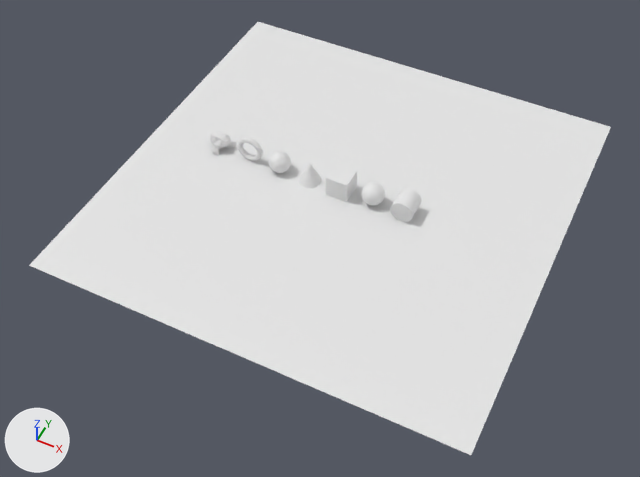
One commit to the Blender file grant_abbit.blend: the scene before it, then after it.
Before and after are seen from a camera (50 mm lens) standing at (22.7, -49.5, 54.7) and looking at (0.0, -4.1, -2.0). Every picture has the same lights, and +X, +Y and +Z are marked at lower left.

Before the edit, the objects in view are built like this:
```python
ob_cone = bpy.data.objects.new('Cone', me_cone)
ob_cone.location = (-3.01, 0.0, 1.0)
ob_cube = bpy.data.objects.new('Cube', me_cube)
ob_cube.location = (0.0, 0.0, 1.02)
ob_cylinder = bpy.data.objects.new('Cylinder', me_cylinder)
ob_cylinder.location = (5.99, 0.02, 1.03)
ob_cylinder.rotation_euler = (1.571, 0.0, 0.0)  # degrees (90, 0, 0)
ob_icosphere = bpy.data.objects.new('Icosphere', me_icosphere)
ob_icosphere.location = (-5.99, -0.06, 0.98)
ob_plane = bpy.data.objects.new('Plane', me_plane)
ob_plane.location = (0.0, 0.0, 0.0)
ob_plane.scale = (18.8, 18.8, 18.8)
ob_sphere = bpy.data.objects.new('Sphere', me_sphere)
ob_sphere.location = (2.98, -0.01, 1.02)
ob_suzanne = bpy.data.objects.new('Suzanne', me_suzanne)
ob_suzanne.location = (-12.18, 0.07, 0.56)
ob_suzanne.rotation_euler = (-0.597, 0.0, 0.0)  # degrees (-34, 0, 0)
ob_torus = bpy.data.objects.new('Torus', me_torus)
ob_torus.location = (-8.98, -0.01, 1.26)
ob_torus.rotation_euler = (1.571, 0.0, 0.0)  # degrees (90, 0, 0)
```
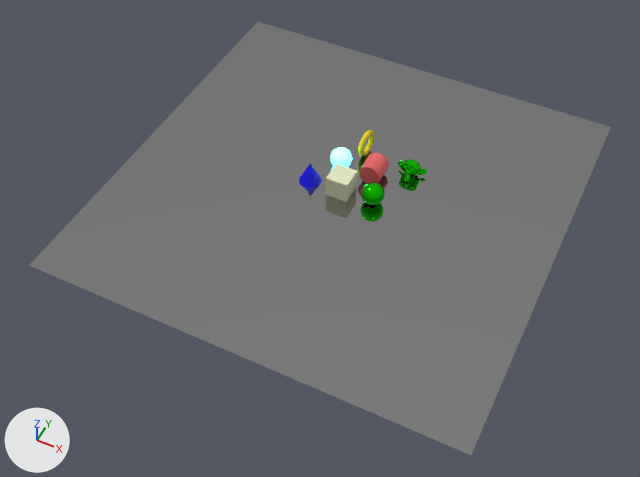
Pixel boxes (x1, y1, x2, y2) of what changed, in the pictures (640 x 477 px):
'Plane', recoloured (white to grey)
    both: (29, 22, 611, 455)
'Cylinder', recoloured, moved
    before: (390, 188, 422, 222)
    after: (359, 153, 389, 183)
'Icosphere', recoloured, moved
    before: (269, 151, 291, 173)
    after: (330, 147, 352, 167)
'Suzanne', recoloured, moved
    before: (210, 132, 236, 155)
    after: (398, 159, 427, 183)
'Torus', recoloured, moved, turned
    before: (237, 137, 263, 161)
    after: (358, 130, 374, 156)
'Sphere', recoloured (white to green)
    both: (361, 182, 385, 206)
'Cone', recoloured (white to blue)
    both: (299, 164, 322, 188)

The change, as a list of edits to the scene's bpy script:
```text
Add mat_orange:
    mat_orange = principled_material('orange')
    mat_orange.base_color = (0.0133, 0.801, 0.0)  # green #1ee700
    mat_orange.metallic = 1.0
    mat_orange.roughness = 0.0
Add mat_yellow:
    mat_yellow = principled_material('yellow')
    mat_yellow.base_color = (0.8, 0.643, 0.0)  # yellow #e7d200
Add mat_sky_blue:
    mat_sky_blue = principled_material('sky_blue')
    mat_sky_blue.base_color = (0.801, 0.147, 0.241)  # red #e76b87
    mat_sky_blue.emission_color = (0.0302, 1.0, 0.985)  # cyan #31fffd
    mat_sky_blue.emission_strength = 3.5
Add mat_blue:
    mat_blue = principled_material('blue')
    mat_blue.base_color = (0.0, 0.00136, 0.8)  # blue #0004e7
Add mat_material_002:
    mat_material_002 = principled_material('Material.002')
    mat_material_002.base_color = (0.407, 0.407, 0.407)  # grey #ababab
    mat_material_002.metallic = 1.0
    mat_material_002.roughness = 0.0
Add mat_red:
    mat_red = principled_material('red')
    mat_red.base_color = (0.8, 0.128, 0.127)  # red #e76464
Change me_sphere:
    where me_sphere.from_pydata(...)  # 482 vertices, 512 faces; spans x -1.0..1.0, y -1.0..1.0, z -1.0..1.0
    add me_sphere.materials.append(mat_orange)  # green #1ee700
Change me_cylinder:
    where me_cylinder.from_pydata(...)  # 64 vertices, 34 faces; spans x -1.0..1.0, y -1.0..1.0, z -1.0..1.0
    add me_cylinder.materials.append(mat_red)  # red #e76464
Change me_plane:
    where me_plane.from_pydata(...)  # 4 vertices, 1 face; spans x -1.0..1.0, y -1.0..1.0, z 0.0
    add me_plane.materials.append(mat_material_002)  # grey #ababab
Change me_cone:
    where me_cone.from_pydata(...)  # 33 vertices, 33 faces; spans x -1.0..1.0, y -1.0..1.0, z -1.0..1.0
    add me_cone.materials.append(mat_blue)  # blue #0004e7
Change me_icosphere:
    where me_icosphere.from_pydata(...)  # 42 vertices, 80 faces; spans x -0.95..0.95, y -1.0..1.0, z -1.0..1.0
    add me_icosphere.materials.append(mat_sky_blue)  # red #e76b87
Change me_torus:
    where me_torus.from_pydata(...)  # 576 vertices, 576 faces; spans x -1.25..1.25, y -1.25..1.25, z -0.25..0.25
    add me_torus.materials.append(mat_yellow)  # yellow #e7d200
Change me_suzanne:
    where me_suzanne.from_pydata(...)  # 507 vertices, 500 faces; spans x -1.37..1.37, y -0.85..0.85, z -0.98..0.98
    add me_suzanne.materials.append(mat_orange)  # green #1ee700
Change ob_cylinder:
    ob_cylinder.location: (5.99, 0.02, 1.03) -> (1.79, 2.81, 1.03)
Change ob_icosphere:
    ob_icosphere.location: (-5.99, -0.06, 0.98) -> (-1.37, 2.81, 0.98)
Change ob_torus:
    ob_torus.location: (-8.98, -0.01, 1.26) -> (-0.08, 5.3, 1.26)
    ob_torus.rotation_euler: (1.571, 0.0, 0.0) -> (1.571, 0.0, -1.643)  # degrees (90, 0, 0) -> degrees (90, 0, -94)
Change ob_suzanne:
    ob_suzanne.location: (-12.18, 0.07, 0.56) -> (4.53, 4.49, 0.56)
```
